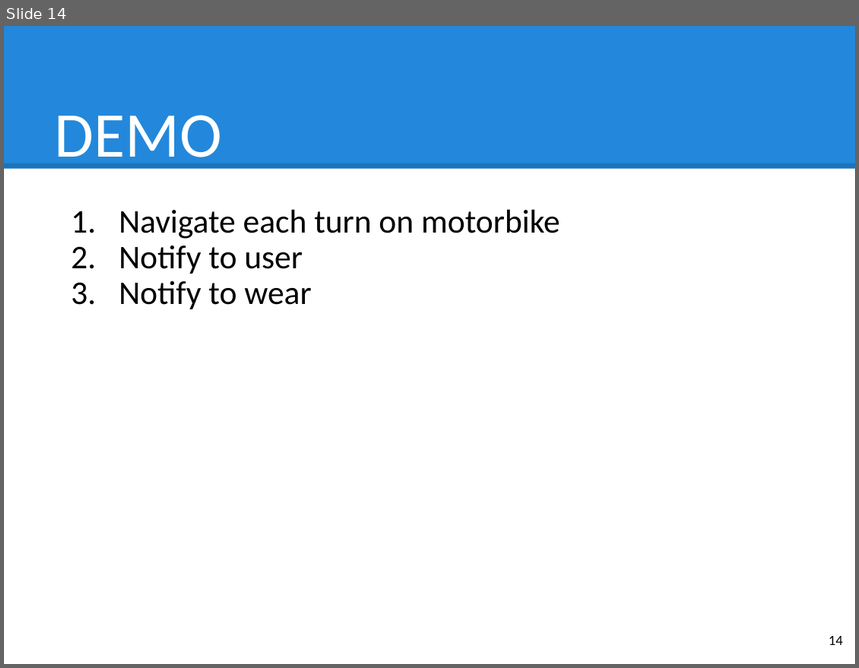
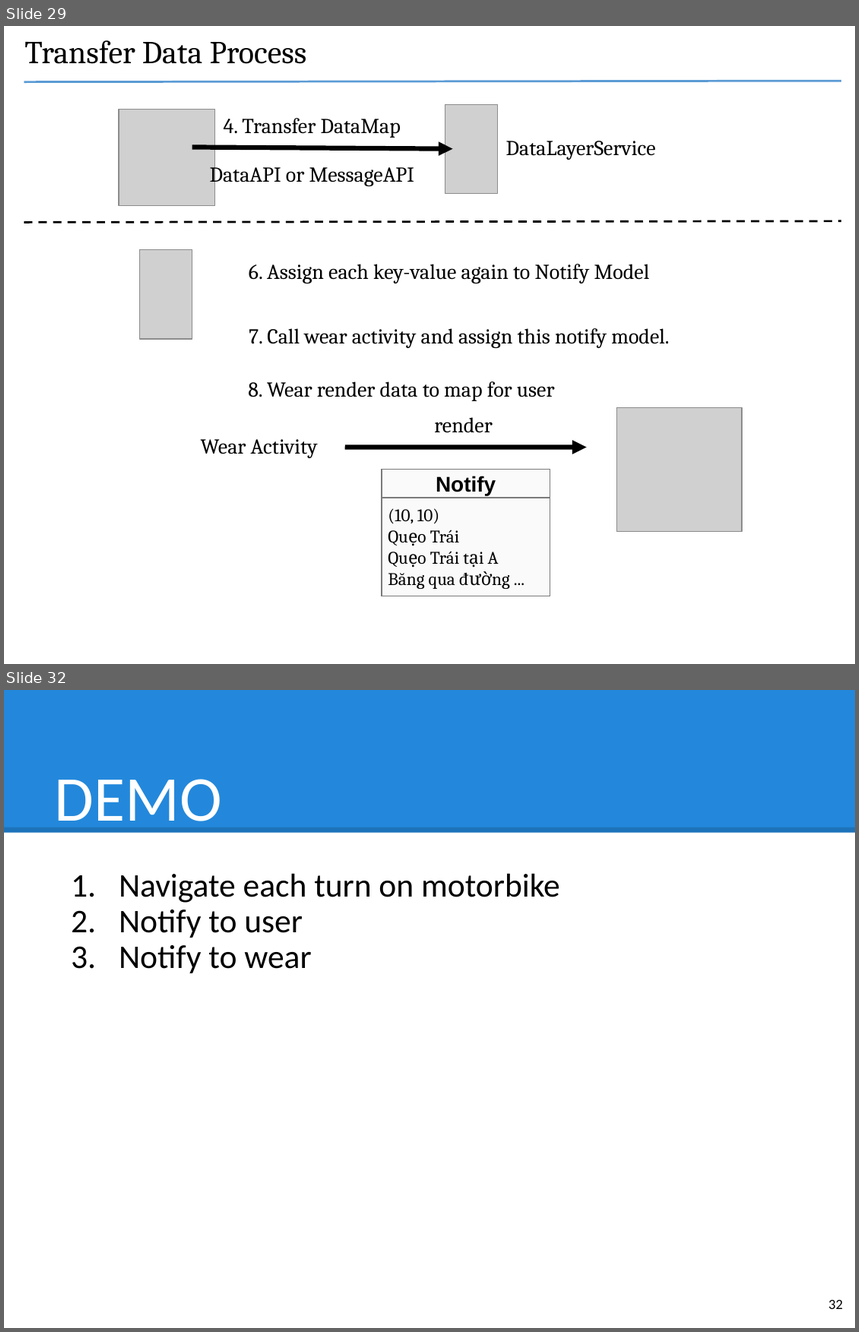
Before and after one commit to hqt/street-router, a slide deck: Document/presentation/nam/7 wear.pptx. Shown one above the other, each under a label of ours: slide 14 before the commit, slides 29 and 32 after it; the slides between them are not shown. The pictures are 859x668 and 859x1332 pixels, drawn with LibreOffice and Linux fonts; fonts in the diff are those of the drawing; grey boxes stand for pictures. Boxes give left, top, right and bottom in pixels: in the first picture for what was removed or moved away, otherwise in the second. Text is boxed around its words. In the diff, an @@ line names an element or a change of style, - is before the commit and + after.

Commit message:
wear slide

```diff
--- a/Document/presentation/nam/7 wear.pptx
+++ b/Document/presentation/nam/7 wear.pptx
@@ slide 29 added at (4,26,855,664), background #FFFFFF @@
@@ title added at (25,40,307,64), 27 pt, text #000000 @@
+Transfer Data Process
@@ line added from (25, 82) to (842, 81), #5B9BD5 1.75 pt @@
@@ picture added at (119,110,215,205) @@
@@ picture added at (445,104,498,194) @@
@@ text added at (224,118,401,138), 18 pt, text #000000 @@
+4. Transfer DataMap
@@ arrow added from (192, 147) to (452, 148), #000000 4 pt @@
@@ text added at (210,162,414,186), 18 pt, text #000000 @@
+DataAPI or MessageAPI
@@ text added at (506,141,656,160), 18 pt, text #000000 @@
+DataLayerService
@@ line added from (25, 223) to (842, 221), #000000 1.75 pt dashed @@
@@ picture added at (139,250,192,339) @@
@@ text added at (249,264,650,284), 18 pt, text #000000 @@
+6. Assign each key-value again to Notify Model
@@ text added at (249,328,669,348), 18 pt, text #000000 @@
+7. Call wear activity and assign this notify model.
@@ text added at (248,382,555,401), 18 pt, text #000000 @@
+8. Wear render data to map for user
@@ picture added at (617,408,742,531) @@
@@ text added at (434,417,493,433), 18 pt, text #000000 @@
+render
@@ text added at (201,439,318,458), 18 pt, text #000000 @@
+Wear Activity
@@ arrow added from (345, 447) to (586, 447), #000000 4 pt @@
@@ rectangle added at (382,470,550,499), fill #FAFAFA, outline #7A7A7A 1 pt, 18 pt, text #000000, bold @@
+Notify
@@ rectangle added at (382,499,550,598), fill #FAFAFA, outline #7A7A7A 1 pt, 15 pt, text #000000 @@
+(10, 10)
+Quẹo Trái
+Quẹo Trái tại A
+Băng qua đường ...
@@ what was slide 14 is now slide 32 @@
@@ page number at (829,1300,843,1309): text changed @@
-14
+32
```
Also in this commit, not shown: 19 other slides added, 2 slides removed, 4 other files.
